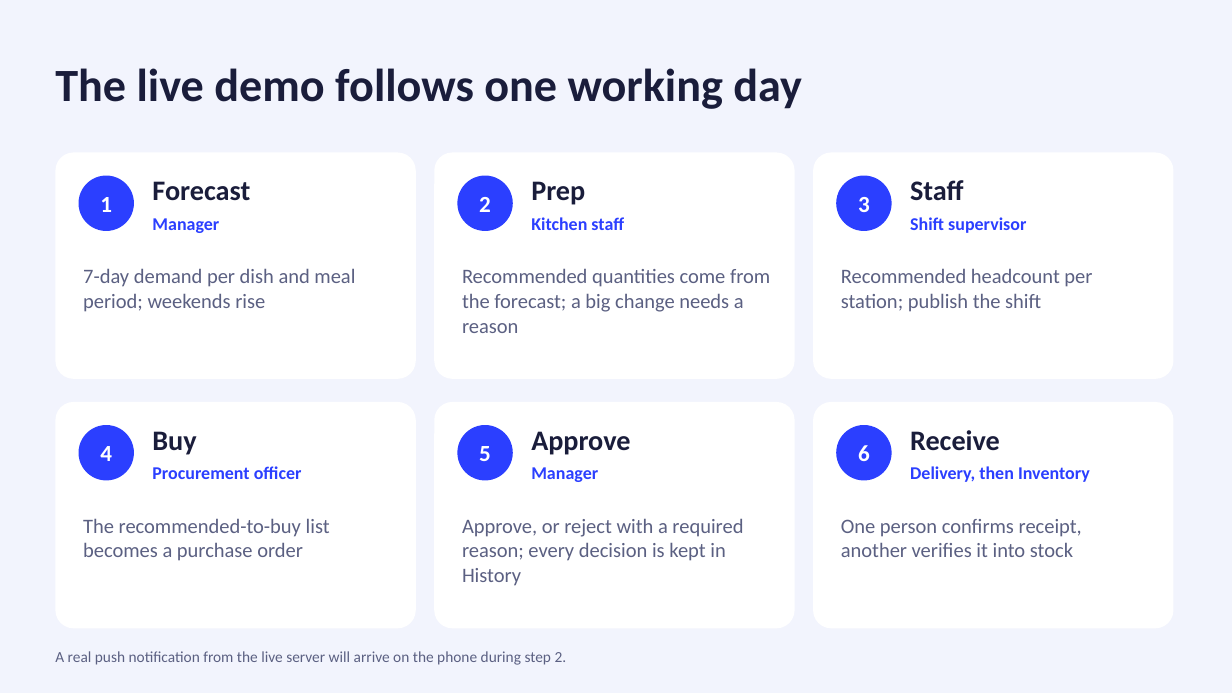
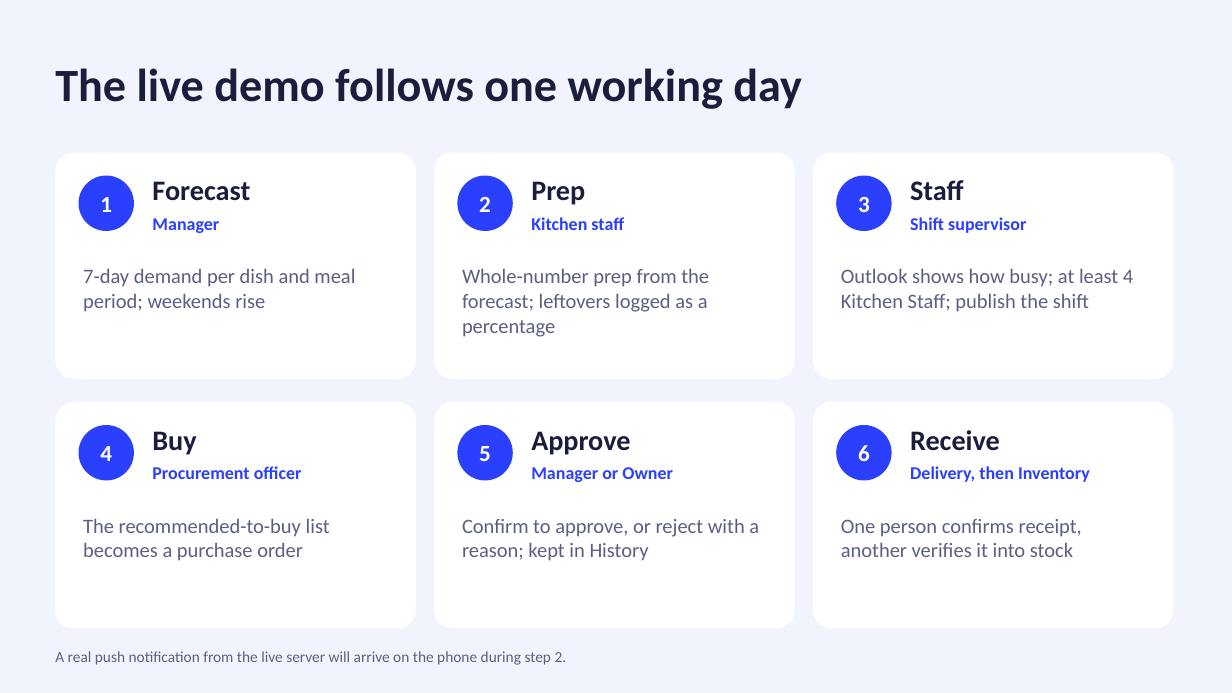
Before and after one commit to JimmyVanjlla/FYP-Prog, a slide deck: slide 5 of FYP_System_Preview.pptx. Drawn at 1232x693 pixels with LibreOffice and Linux fonts; fonts in the diff are those of the drawing. Boxes give left, top, right and bottom in pixels: in the first picture for what was removed or moved away, otherwise in the second. Text is boxed around its words. In the diff, an @@ line names an element or a change of style, - is before the commit and + after.

```diff
--- a/FYP_System_Preview.pptx
+++ b/FYP_System_Preview.pptx
@@ text at box(462, 268, 709, 337): text changed @@
-Recommended quantities come from the forecast; a big change needs a reason
+Whole-number prep from the forecast; leftovers logged as a percentage
@@ text at box(841, 268, 1133, 312): text changed @@
-Recommended headcount per station; publish the shift
+Outlook shows how busy; at least 4 Kitchen Staff; publish the shift
@@ text at box(531, 467, 673, 482): text changed @@
-Manager
+Manager or Owner
@@ text at box(462, 518, 759, 561): text changed @@
-Approve, or reject with a required reason; every decision is kept in History
+Confirm to approve, or reject with a reason; kept in History
```
Also in this commit, not shown: 2 other slides changed.
